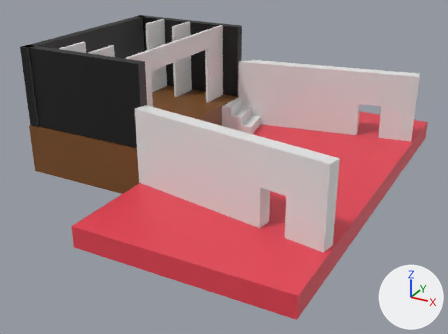
Renders of the Blender file BlenderProjects/Level.blend from each side of a commit.
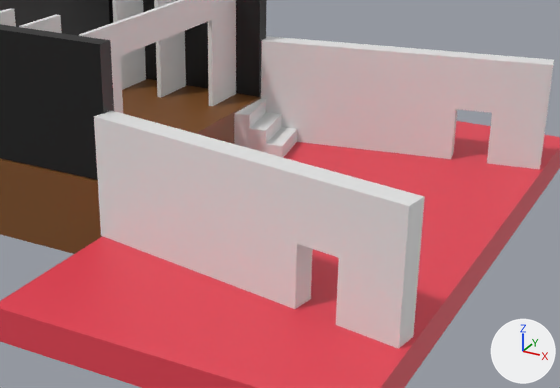
There are two pictures of each version: one whole from a 50 mm camera at (22.5, -53.2, 24.9) aimed at (-5.7, -1.9, -0.7), one close up on the part from 17% to 95% of the width and 11% to 83% of the height. The axes (+X, +Y, +Z) are drawn at lower right. The lights are the same throughout.

Objects in the first close-up: 'Cube', 'Cube.001', 'Floor', 'Portal 1', 'Portal 1.001', 'Portal 1.002', 'Stage Floor', 'Stage Wall', 'Stage Wall back', 'Stairs right', 'stage Wall'.
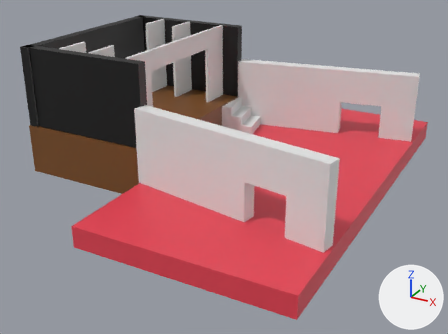
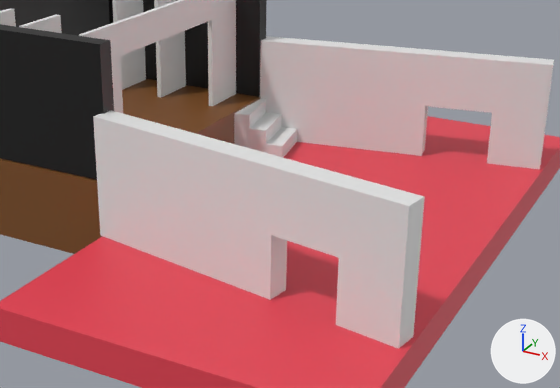
Pixel boxes [x1, y1, x2, y2] of what changed, in the close-ups (560 x 388 px; the box of a moved part takes in the faces that stretch with it):
'Cube.001', reshaped
    before: [94, 111, 425, 349]
    after: [93, 110, 425, 349]
'Cube', reshaped
    before: [261, 36, 554, 169]
    after: [260, 36, 554, 169]
part 1 of me_cube_003, moved or reshaped
    before: [261, 39, 459, 159]
    after: [260, 39, 459, 156]
part 2 of me_cube_004, moved or reshaped
    before: [94, 114, 316, 309]
    after: [93, 113, 316, 300]

Edits to the bpy script that builds the scene:
```text
Change me_cube_003:
    where me_cube_003.from_pydata(...)  # 24 vertices, 22 faces; spans x -19.0..1.0, y -1.0..1.0, z -1.0..6.3
    used by ob_cube; location = (8.68, 13.14, 1.0); rotation_euler = (0.0, 0.0, 0.175), in degrees (0, 0, 10); scale = (1.0, 0.693, 1.0)
    me_cube_003 part 1: all 12 vertices in x -19.0..-5.0, y -1.0..1.0, z -1.0..6.3 are scaled about their middle by (0.862, 1, 1), then moved by (-1.1, 0.0, 0.0)
Change me_cube_004:
    where me_cube_004.from_pydata(...)  # 24 vertices, 22 faces; spans x -19.0..1.0, y -1.0..1.0, z -1.0..6.3
    used by ob_cube_001; location = (8.68, -13.08, 1.0); rotation_euler = (0.0, 0.0, -0.175), in degrees (0, 0, -10); scale = (1.0, 0.693, 1.0)
    before: 12 (-5.0, -1.0, 2.7) at pixel (296, 243), 13 (-5.0, 1.0, 2.7), 14 (-5.0, -1.0, 6.3) at pixel (298, 174), 15 (-5.0, 1.0, 6.3) at pixel (315, 166), 20 (-5.0, -1.0, -1.0) at pixel (295, 309)
    before: 21 (-5.0, 1.0, -1.0) at pixel (310, 299)
    me_cube_004 part 2
    add for i in [*range(12, 16), 20, 21]: me_cube_004.vertices[i].co += Vector((-1.6, 0.0, 0.0))
```
